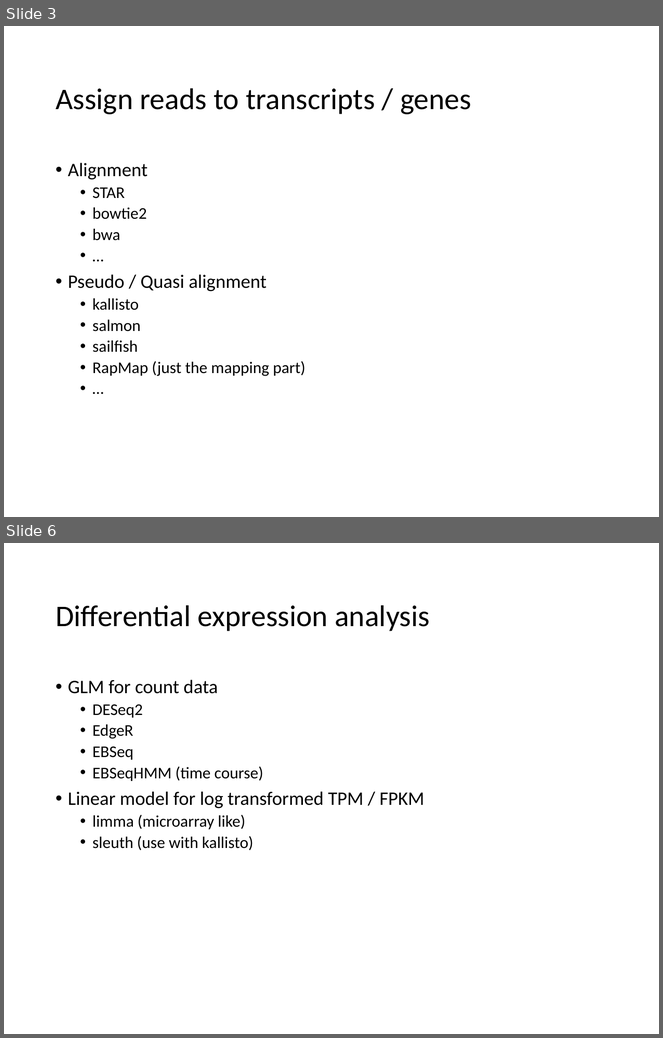
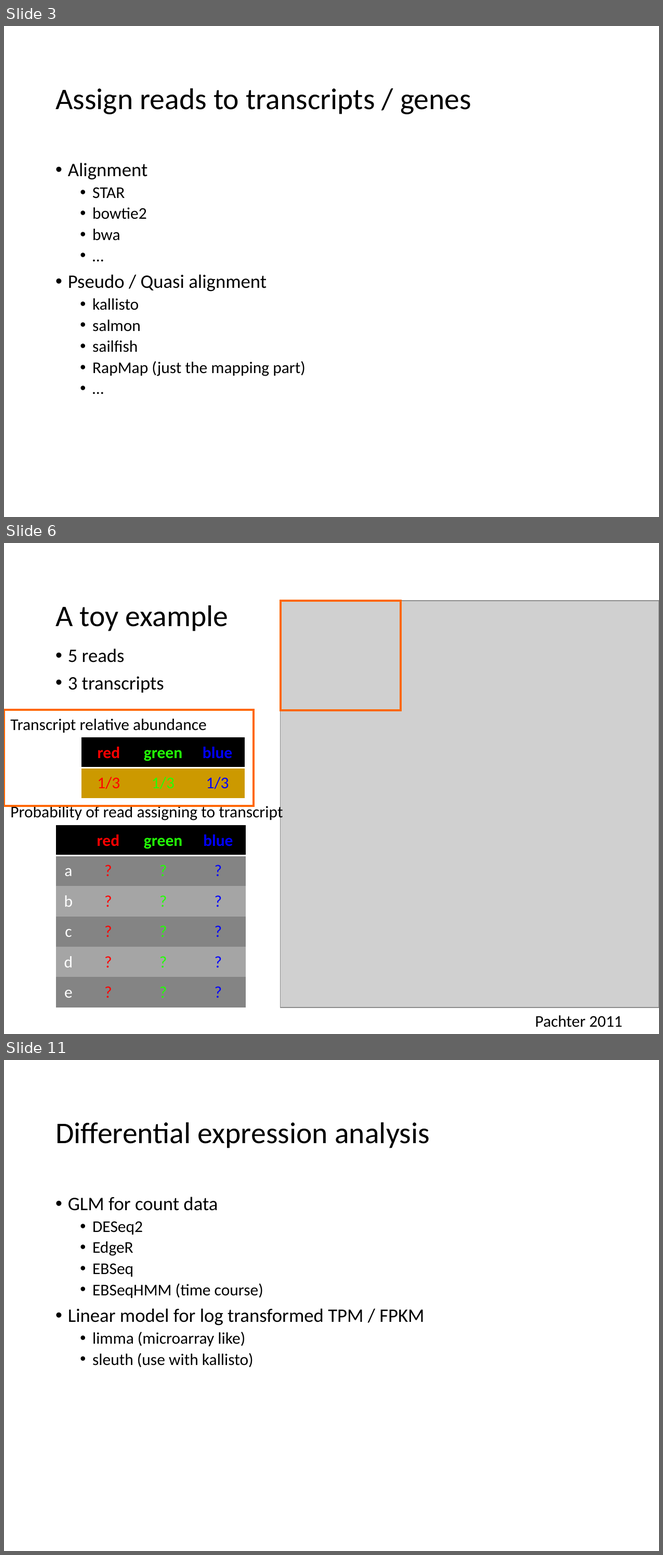
Before and after one commit to Yue-Jiang/achems, a slide deck: rna-seq workshop.pptx. Shown one above the other, each under a label of ours: slides 3 and 6 before the commit, slides 3, 6 and 11 after it; the slides between them are not shown. The pictures are 663x1038 and 663x1555 pixels, drawn with LibreOffice and Linux fonts; fonts in the diff are those of the drawing; grey boxes stand for pictures. Boxes give left, top, right and bottom in pixels: in the first picture for what was removed or moved away, otherwise in the second. Text is boxed around its words. In the diff, an @@ line names an element or a change of style, - is before the commit and + after.

```diff
--- a/rna-seq workshop.pptx
+++ b/rna-seq workshop.pptx
@@ slide 6 added at [4,543,659,1034], background #FFFFFF @@
@@ picture added at [281,601,659,1008] @@
@@ rectangle added at [281,601,401,710], outline #FF6600 2.25 pt @@
@@ title added at [55,605,229,631], 33 pt, text #000000 @@
+A toy example
@@ text added at [68,649,164,693], 21 pt, text #000000 @@
+• 5 reads
+• 3 transcripts
@@ rectangle added at [4,710,254,807], outline #FF6600 2.25 pt @@
@@ text added at [10,719,207,733], 18 pt, text #000000 @@
+Transcript relative abundance
@@ table added at [81,737,244,798], 2 rows, 3 columns @@
+red | green | blue
+1/3 | 1/3 | 1/3
@@ text added at [10,804,283,821], 18 pt, text #000000 @@
+Probability of read assigning to transcript
@@ table added at [57,825,246,1007], 6 rows, 4 columns @@
+ | red | green | blue
+a | ? | ? | ?
+b | ? | ? | ?
+c | ? | ? | ?
+d | ? | ? | ?
+e | ? | ? | ?
@@ text added at [535,1016,623,1028], 18 pt, text #000000 @@
+Pachter 2011
@@ what was slide 6 is now slide 11 @@
```
Also in this commit, not shown: 5 slides changed, 5 other slides added.
